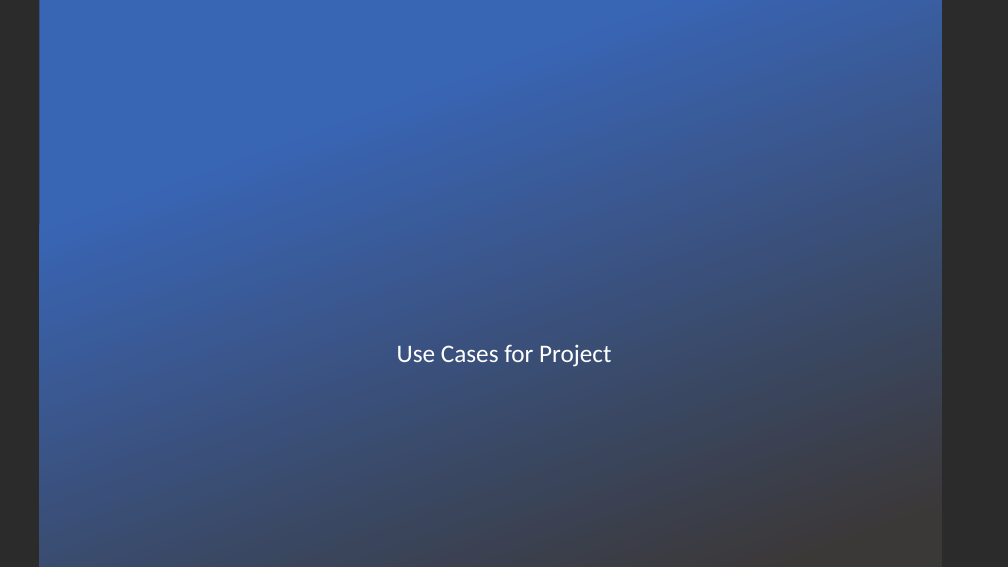
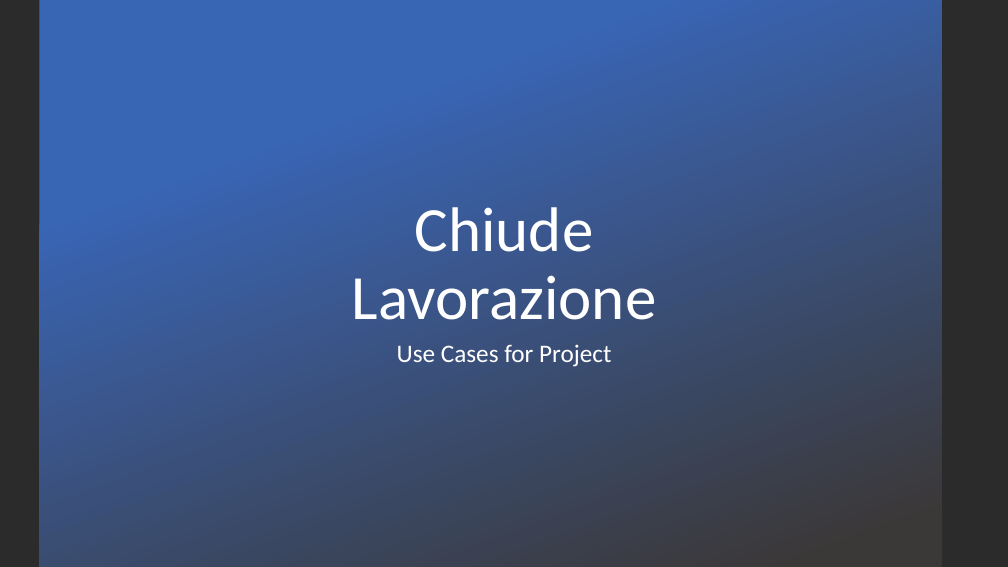
Before and after one commit to itsar19-20/mes, a slide deck: slide 1 of docs/analisi/Chiude_lavorazione.pptx. Drawn at 1008x567 pixels with LibreOffice and Linux fonts; fonts in the diff are those of the drawing; background and template pictures are left out; a plain dark background stands for a picture behind light text. Boxes give left, top, right and bottom in pixels: in the first picture for what was removed or moved away, otherwise in the second. Text is boxed around its words. In the diff, an @@ line names an element or a change of style, - is before the commit and + after.

```diff
--- a/docs/analisi/Chiude_lavorazione.pptx
+++ b/docs/analisi/Chiude_lavorazione.pptx
@@ title added at box(352, 207, 656, 320), 60 pt, text #FFFFFF @@
+Chiude Lavorazione
```
Also in this commit, not shown: 1 other slide changed, 5 other files.
